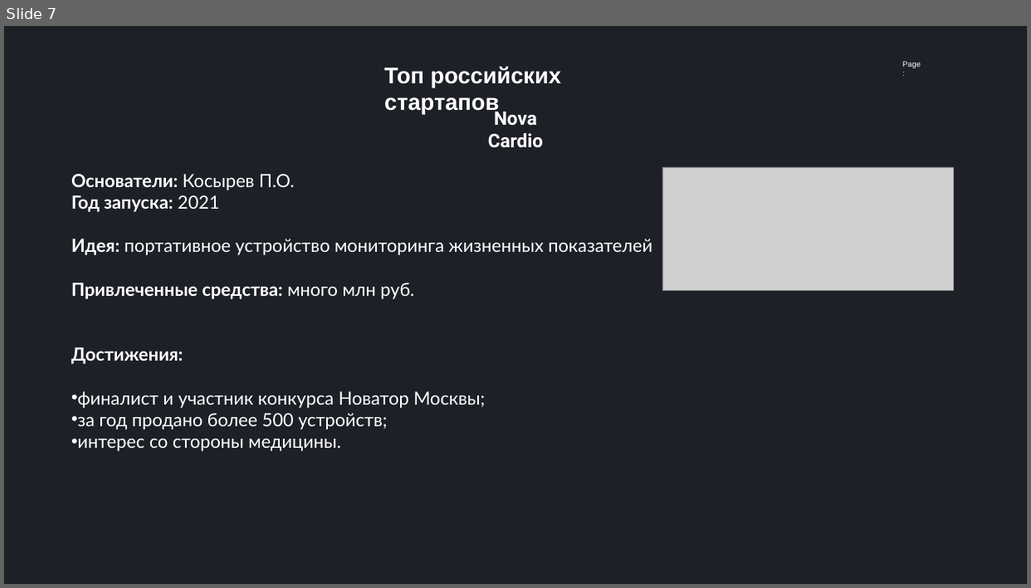
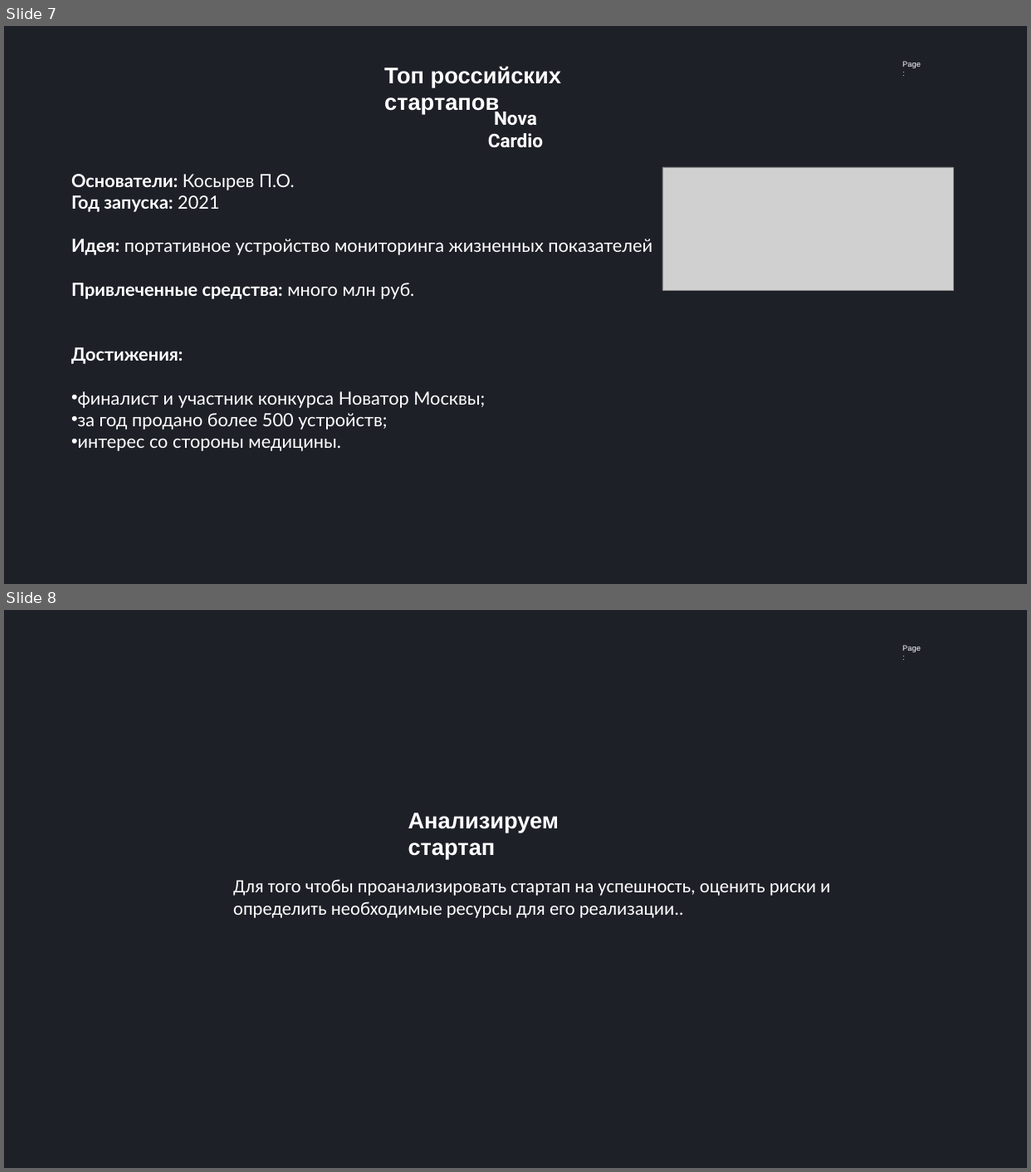
Before and after one commit to abat-voix/project-workshop, a slide deck: docs/мой_семинар/2.0 Разбираем продукты.pptx. Shown one above the other, each under a label of ours: slide 7 before the commit, slides 7 and 8 after it. The pictures are 1031x588 and 1031x1172 pixels, drawn with LibreOffice and Linux fonts; fonts in the diff are those of the drawing; grey boxes stand for pictures. Boxes give left, top, right and bottom in pixels: in the first picture for what was removed or moved away, otherwise in the second. Text is boxed around its words. In the diff, an @@ line names an element or a change of style, - is before the commit and + after.

```diff
--- a/docs/мой_семинар/2.0 Разбираем продукты.pptx
+++ b/docs/мой_семинар/2.0 Разбираем продукты.pptx
@@ slide 8 added at (4, 610, 1027, 1168), background #1E2028; not listed: 1 template element that a slide beside it also shows @@
@@ text added at (408, 813, 559, 859), 35 pt, text #FFFFFF, bold @@
+Анализируем стартап
@@ text added at (233, 879, 830, 918), 29 pt, text #FFFFFF @@
+Для того чтобы проанализировать стартап на успешность, оценить риски и определить необходимые ресурсы для его реализации..
```
Also in this commit, not shown: 2 slides changed, 4 other slides added, 4 other files.
